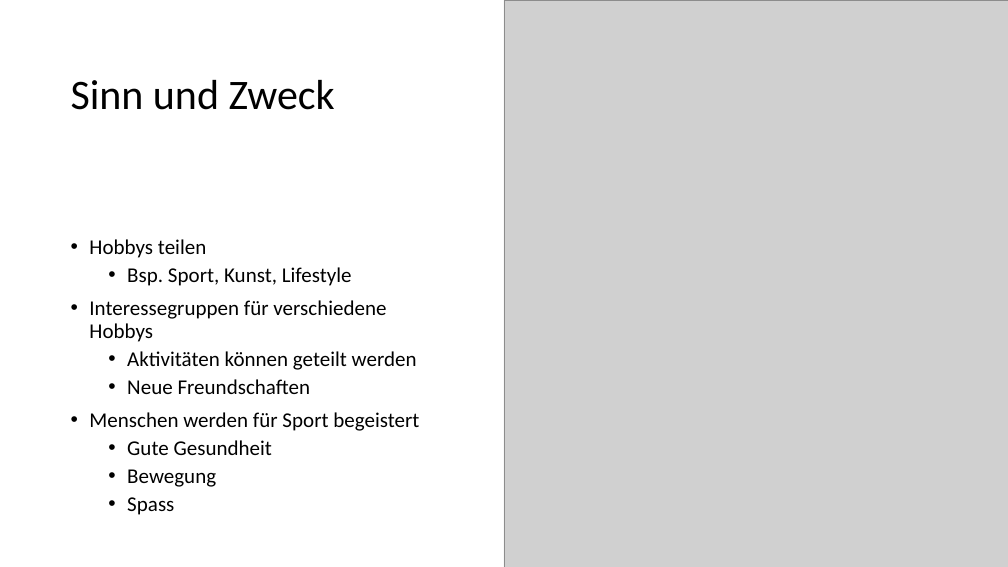
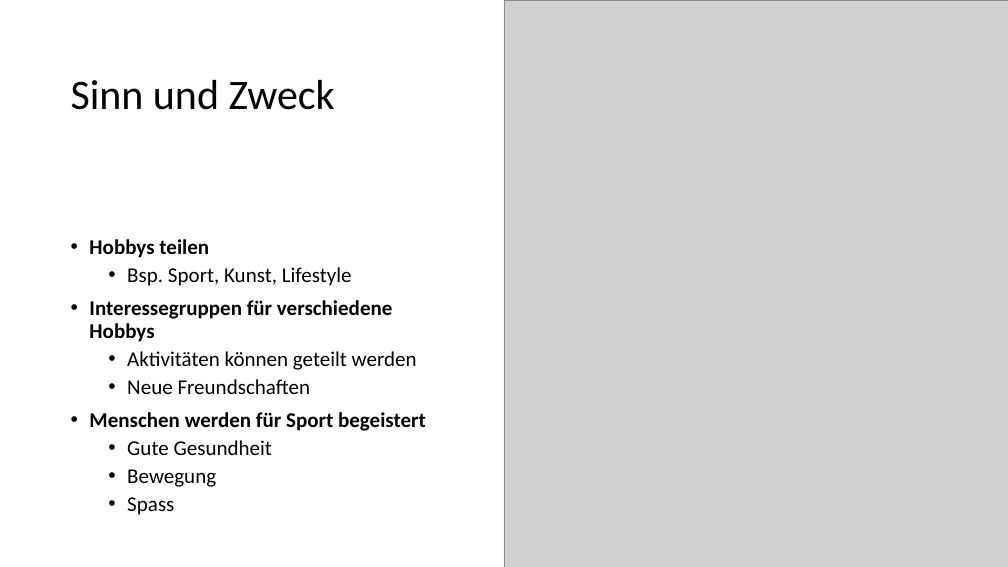
Before and after one commit to Highend105/m231, a slide deck: slide 3 of 04_Soziales Netzwerk/Sharit-Präsi.pptx. Drawn at 1008x567 pixels with LibreOffice and Linux fonts; fonts in the diff are those of the drawing; grey boxes stand for pictures. Boxes give left, top, right and bottom in pixels: in the first picture for what was removed or moved away, otherwise in the second. Text is boxed around its words. In the diff, an @@ line names an element or a change of style, - is before the commit and + after.

```diff
--- a/04_Soziales Netzwerk/Sharit-Präsi.pptx
+++ b/04_Soziales Netzwerk/Sharit-Präsi.pptx
@@ text at (89, 239, 426, 431): bold on in "Hobbys teilen", "Interessegruppen für verschiedene Hobbys", "Menschen werden für Sport begeistert" @@
```
Also in this commit, not shown: 3 other slides changed.
